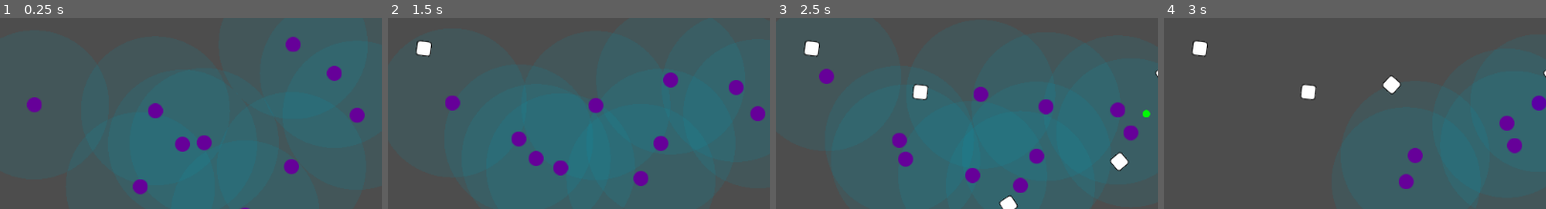
Above: before the commit, frames 1-4 (left to right).
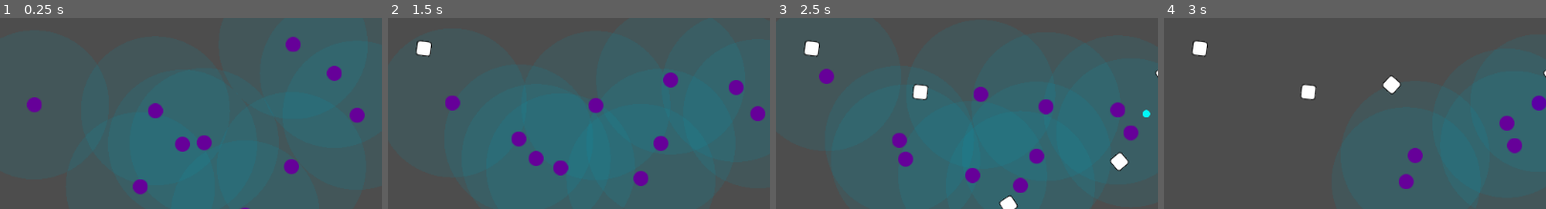
Above: after the commit, the same moments.

Repository: wivest/Natural-Selection
Game: Godot game, scene res://scenes/field.tscn
The game is run twice, just before and just after one commit, with the same random seed, the same clock (stepped at 60 frames per second) and the same inputs.
Inputs:
- Up to frame 1 (0.25 s): no input
- Up to frame 2 (1.5 s): no input
- Up to frame 3 (2.5 s): no input
- Up to frame 4 (3 s): no input
The pictures show only the part of the screen within x 25-75%, y 21-71%; the shares and areas given below are measured in that part.

Frames 1-2 are identical in both runs. In frame 3, less than 0.1% of the frame differs, in the area x 96-98%, y 48-52%; in frame 4, nothing differs.

Commit message:
style: change Cocoon colors

Diff:
--- a/scenes/cocoon/cocoon.gd
+++ b/scenes/cocoon/cocoon.gd
@@ -2,7 +2,7 @@
 
 signal incubated(cocoon_position: Vector2, genome: Genome)
 
-const INCUBATION_TIME_CAP: float = 2
+const INCUBATION_TIME_CAP: float = 1.5
 
 @export var incubation_color: Gradient
 
--- a/scenes/cocoon/cocoon.tscn
+++ b/scenes/cocoon/cocoon.tscn
@@ -4,7 +4,7 @@
 [ext_resource type="Texture2D" uid="uid://dnsmqyu8b61jy" path="res://scenes/cocoon/cocoon.png" id="1_6sjj7"]
 
 [sub_resource type="Gradient" id="Gradient_sha7p"]
-colors = PackedColorArray(0, 1, 0, 1, 0, 0, 1, 1)
+colors = PackedColorArray(0, 1, 1, 1, 0, 0, 0, 1)
 
 [node name="Cocoon" type="Sprite2D"]
 scale = Vector2(0.5, 0.5)
